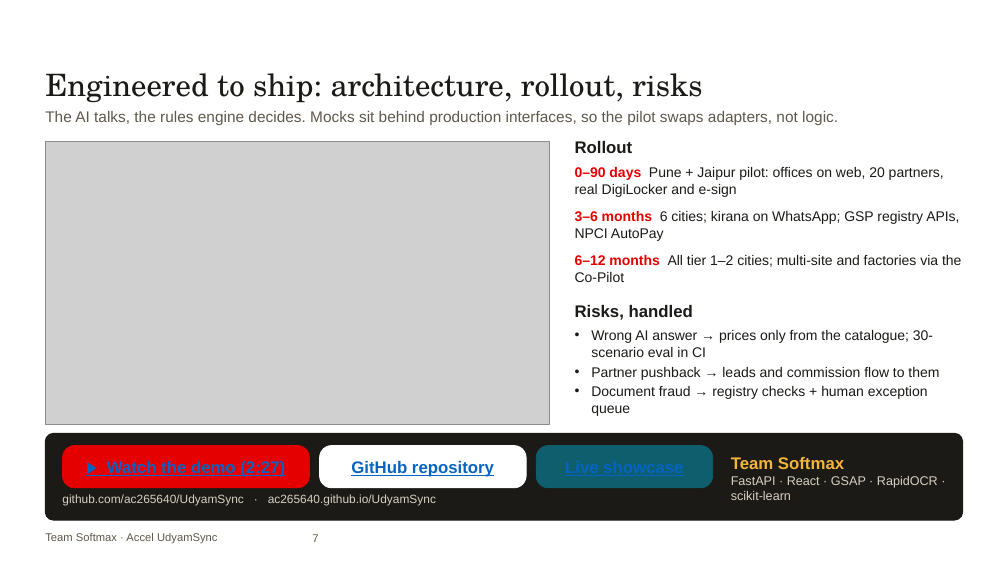
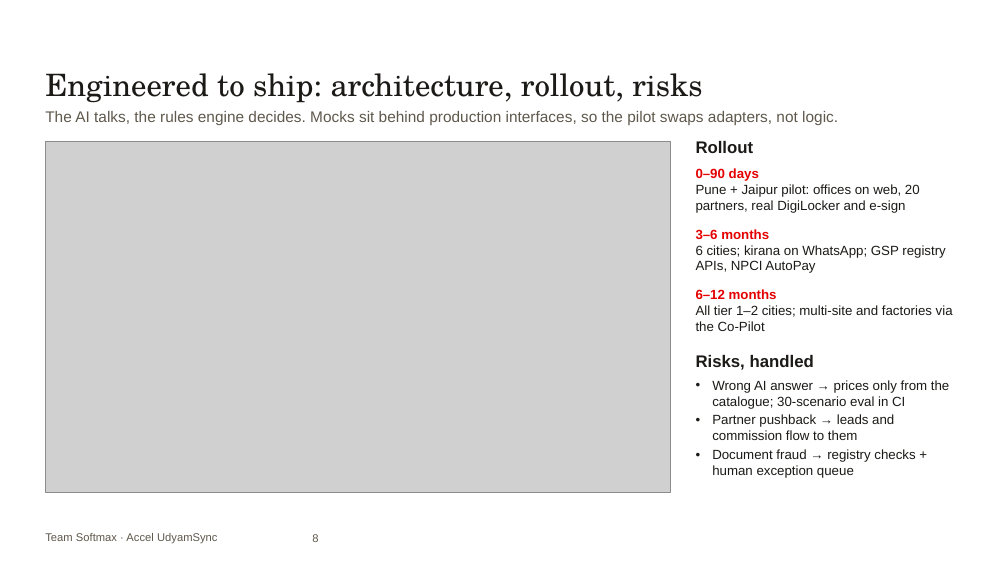
Before and after one commit to ac265640/UdyamSync, a slide deck: slide 8 of submission/UdyamSync_Submission.pptx (slide 7 before the commit). Drawn at 1008x567 pixels with LibreOffice and Linux fonts; fonts in the diff are those of the drawing; grey boxes stand for pictures; background and template pictures are left out. Boxes give left, top, right and bottom in pixels: in the first picture for what was removed or moved away, otherwise in the second. Text is boxed around its words. In the diff, an @@ line names an element or a change of style, - is before the commit and + after.

```diff
--- a/submission/UdyamSync_Submission.pptx
+++ b/submission/UdyamSync_Submission.pptx
@@ picture: place and size @@
-picture at [45, 141, 549, 424]
+picture at [45, 141, 670, 493]
@@ text "Rollout": place and size @@
-text "Rollout" at [575, 141, 633, 153]
+text "Rollout" at [696, 141, 754, 153]
@@ text "0–90 days Pune + Jaipur ...": place and size @@
-text "0–90 days Pune + Jaipur ..." at [575, 167, 944, 197]
+text "0–90 days Pune + Jaipur ..." at [696, 168, 920, 213]
@@ text "3–6 months 6 cities; kirana ...": place and size @@
-text "3–6 months 6 cities; kirana ..." at [575, 211, 959, 241]
+text "3–6 months 6 cities; kirana ..." at [696, 229, 945, 273]
@@ text "6–12 months All tier 1–2 ...": place and size @@
-text "6–12 months All tier 1–2 ..." at [575, 255, 961, 282]
+text "6–12 months All tier 1–2 ..." at [696, 289, 953, 331]
@@ text "Risks, handled": place and size @@
-text "Risks, handled" at [575, 305, 693, 320]
+text "Risks, handled" at [696, 355, 814, 370]
@@ size 10 to 9.5 pt in 4 elements at [696, 168, 920, 213], [696, 229, 945, 273], [696, 289, 953, 331], [712, 380, 949, 478] @@
@@ text "Wrong AI answer → prices ...": place and size @@
-text "Wrong AI answer → prices ..." at [591, 330, 939, 416]
+text "Wrong AI answer → prices ..." at [712, 380, 949, 478]
@@ rounded rectangle removed at [45, 433, 963, 520] @@
@@ rounded rectangle removed at [62, 446, 309, 488] @@
-▶ Watch the demo (2:27)
@@ rounded rectangle removed at [320, 446, 526, 488] @@
-GitHub repository
@@ rounded rectangle removed at [536, 446, 713, 488] @@
-Live showcase
@@ text removed at [731, 457, 938, 500] @@
-Team Softmax
-FastAPI · React · GSAP · RapidOCR · scikit-learn
@@ text removed at [62, 494, 436, 506] @@
-github.com/ac265640/UdyamSync · ac265640.github.io/UdyamSync
@@ page number at [312, 534, 318, 542]: text changed @@
-7
+8
```
Also in this commit, not shown: 3 other slides changed, 4 slides added, 1 slide removed, 3 other files.
